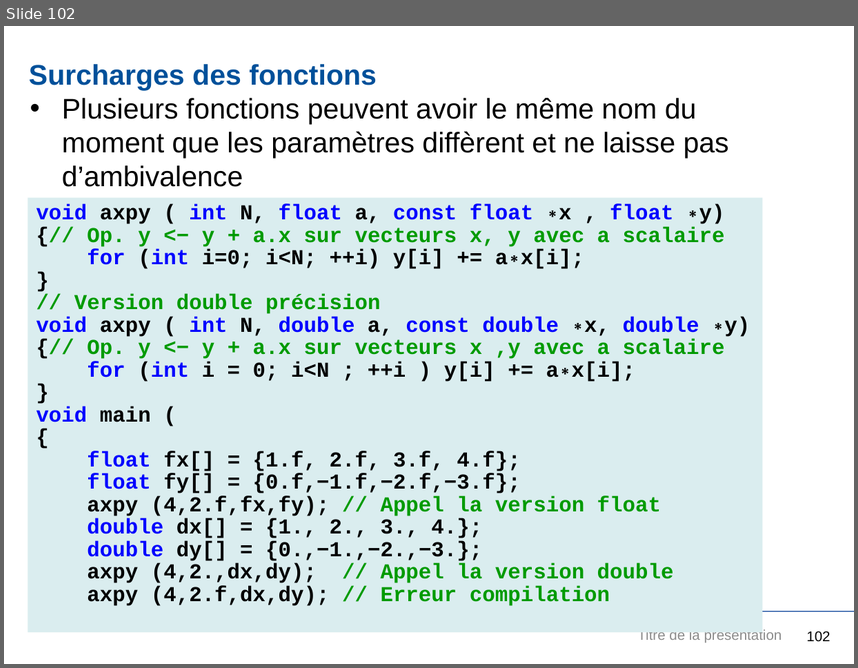
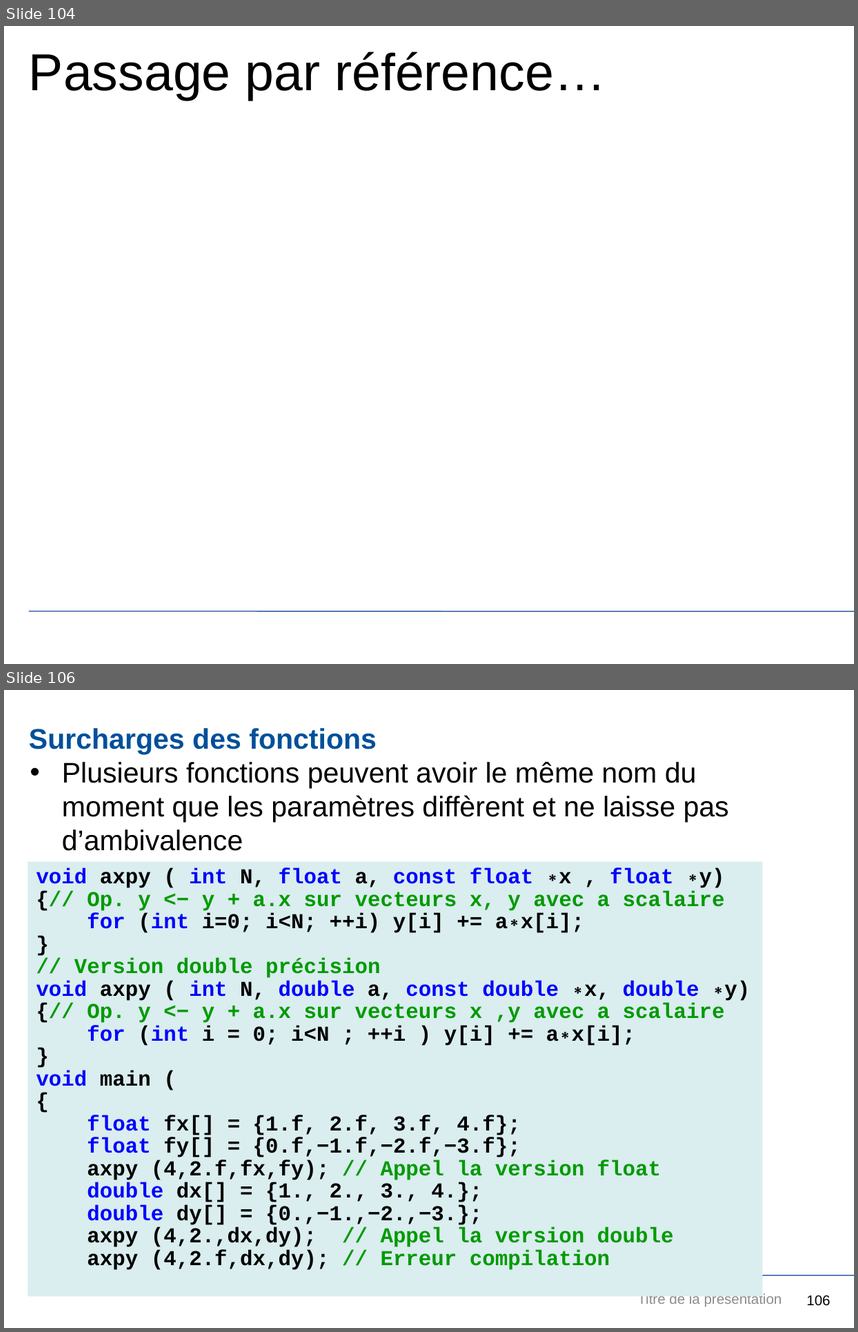
Before and after one commit to JuvignyEnsta/C-2020, a slide deck: Transparents/InitiationCpp.pptx. Shown one above the other, each under a label of ours: slide 102 before the commit, slides 104 and 106 after it; the slides between them are not shown. The pictures are 858x668 and 858x1332 pixels, drawn with LibreOffice and Linux fonts; fonts in the diff are those of the drawing; background and template pictures are left out. Boxes give left, top, right and bottom in pixels: in the first picture for what was removed or moved away, otherwise in the second. Text is boxed around its words. In the diff, an @@ line names an element or a change of style, - is before the commit and + after.

```diff
--- a/Transparents/InitiationCpp.pptx
+++ b/Transparents/InitiationCpp.pptx
@@ slide 104 added at (4, 26, 854, 664), background #FFFFFF; not listed: 1 template element that a slide beside it also shows @@
@@ title added at (29, 52, 606, 100), 44 pt, text #000000 @@
+Passage par référence…
@@ what was slide 102 is now slide 106 @@
@@ page number at (806, 1294, 830, 1305): text changed @@
-102
+106
```
Also in this commit, not shown: 3 slides changed, 3 other slides added, 1 other file.
